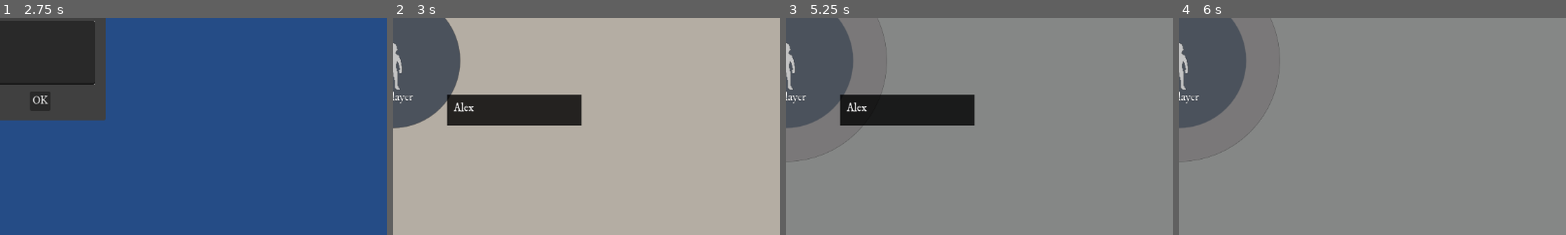
Above: before the commit, frames 1-4 (left to right).
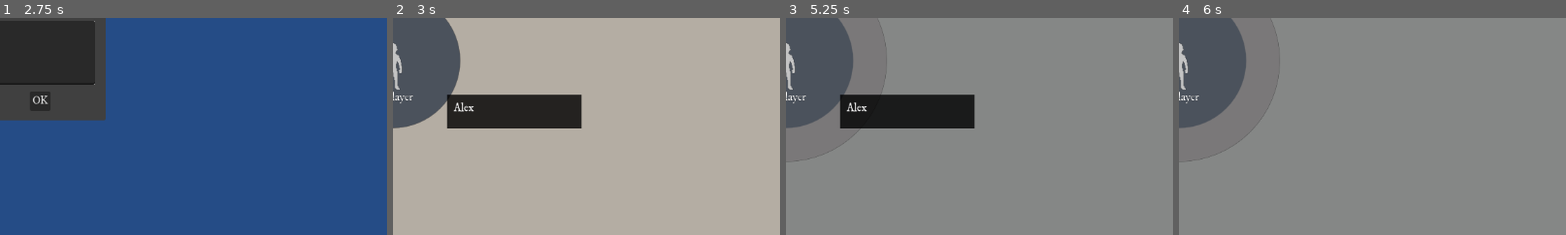
Above: after the commit, the same moments.

Repository: francosorbello/the-hand-that-guides-me
Game: Godot game, scene res://main.tscn
Two runs of this game, one before a commit and one after it. Both use one fixed random seed, a clock stepped at 60 frames per second and the inputs below.
Inputs (mouse positions are % of the whole screen's width and height, from its top left):
- Up to frame 1 (2.75 s): click "Screenshot" at 0.5 s; click "[center]Add layer[/center]" at 1.25 s; click (50, 47) at 2.02 s; type "Alex" at 2.1 s
- Up to frame 2 (3 s): click "OK" at 2.75 s
- Up to frame 3 (5.25 s): click "Screenshot" at 3.5 s; click "[center]Add layer[/center]" at 4.25 s; click "OK" at 5 s
- Up to frame 4 (6 s): click "Screenshot" at 5.75 s
The pictures show only the part of the screen within x 50-100%, y 39-89%; the shares and areas given below are measured in that part.

Frame 1 is identical in both runs. In frame 2, 0.5% of the frame differs, in the area x 13-49%, y 49-51%; in frame 3, 0.5%; in frame 4, nothing differs.

Commit message:
added tooltips with tab

Diff:
--- a/circle/circle.gd
+++ b/circle/circle.gd
@@ -45,16 +45,14 @@
     TooltipManager.hide_tooltip()
     pass # Replace with function body.
 
-func show_circle_tooltip() -> void:
-    # var tooltip = $Tooltip as Tooltip2
+func show_circle_tooltip() -> Vector2:
+    var tooltip = $Tooltip as Tooltip2
 
-    # tooltip.global_position = global_position
-    # tooltip.position = Vector2(0,-max_radius/2);
+    tooltip.global_position = global_position
+    return Vector2(0,-max_radius);
 
-    # tooltip.show_tooltip(text)
-    # tooltip.follow_mouse = false
-
-    pass # Replace with function body.
+func get_circle_tooltip_position() -> Vector2:
+    return Vector2(0,-max_radius)
 
 func hide_circle_tooltip() -> void:
     pass
--- a/main.gd
+++ b/main.gd
@@ -5,12 +5,12 @@
     pass # Replace with function body.
 
 
-func show_all_dialogs() -> void:
-    var circle_manager = $MainViewport/SubViewport/Circles/SubViewport/CircleManager as CircleManager
-    for circle in circle_manager.circles:
-        circle.show_circle_tooltip()
+# func show_all_dialogs() -> void:
+#     var circle_manager = $MainViewport/SubViewport/Circles/SubViewport/CircleManager as CircleManager
+#     for circle in circle_manager.circles:
+#         circle.show_circle_tooltip()
 
-func _process(delta: float) -> void:
-    if Input.is_action_just_pressed("show_tooltips"):
-        show_all_dialogs()
-        pass # Replace with function body.
+# func _process(delta: float) -> void:
+#     if Input.is_action_just_pressed("show_tooltips"):
+#         show_all_dialogs()
+#         pass # Replace with function body.
--- a/main.tscn
+++ b/main.tscn
@@ -6,6 +6,8 @@
 [ext_resource type="PackedScene" uid="uid://dd8gd32amx4ql" path="res://utils/color_manager.tscn" id="2_j6bn2"]
 [ext_resource type="Script" path="res://ui/bg.gd" id="2_krwko"]
 [ext_resource type="PackedScene" uid="uid://6cyx6ald7r3t" path="res://circle/view/circle_manager.tscn" id="4_3ij8m"]
+[ext_resource type="Script" path="res://ui/screenshot_tooltip_manager.gd" id="5_0nf8d"]
+[ext_resource type="PackedScene" uid="uid://cqvfw57vmu3jf" path="res://screenshot/screenshot_tooltip.tscn" id="6_7tlyh"]
 [ext_resource type="PackedScene" uid="uid://c8ks3p3lxhuul" path="res://screenshot/save_screenshot.tscn" id="6_ky4er"]
 [ext_resource type="PackedScene" uid="uid://cb5hfup1d75tj" path="res://camera/player_camera.tscn" id="8_47et2"]
 [ext_resource type="AudioStream" uid="uid://drnsrjpajw1f" path="res://assets/Do - Fa interestelar.mp3" id="8_e71v0"]
@@ -96,6 +98,19 @@
 offset_bottom = -8.0
 color_manager = NodePath("../../../../../ColorManager")
 
+[node name="ScreenshotTooltipManager" type="Control" parent="MainViewport/SubViewport/Circles/SubViewport" node_paths=PackedStringArray("circle_manager")]
+layout_mode = 3
+anchors_preset = 8
+anchor_left = 0.5
+anchor_top = 0.5
+anchor_right = 0.5
+anchor_bottom = 0.5
+grow_horizontal = 2
+grow_vertical = 2
+script = ExtResource("5_0nf8d")
+tooltip_scene = ExtResource("6_7tlyh")
+circle_manager = NodePath("../CircleManager")
+
 [node name="AddButton" type="SubViewportContainer" parent="MainViewport/SubViewport"]
 anchors_preset = 15
 anchor_right = 1.0
--- /dev/null
+++ b/screenshot/screenshot_tooltip.tscn
@@ -0,0 +1,13 @@
+[gd_scene load_steps=2 format=3 uid="uid://cqvfw57vmu3jf"]
+
+[sub_resource type="StyleBoxFlat" id="StyleBoxFlat_kfhrb"]
+content_margin_left = 10.0
+content_margin_top = 10.0
+bg_color = Color(0, 0, 0, 0.8)
+
+[node name="ScreenshotTooltip" type="RichTextLabel"]
+offset_right = 268.0
+offset_bottom = 42.0
+theme_override_styles/normal = SubResource("StyleBoxFlat_kfhrb")
+text = "asdfasdfasdf"
+fit_content = true
--- a/tooltip/tooltip2.tscn
+++ b/tooltip/tooltip2.tscn
@@ -5,9 +5,9 @@
 [sub_resource type="Theme" id="Theme_65dm8"]
 
 [node name="VBoxContainer" type="HBoxContainer"]
-custom_minimum_size = Vector2(200, 0)
-offset_right = 100.0
-offset_bottom = 46.0
+custom_minimum_size = Vector2(200, 50)
+offset_right = 200.0
+offset_bottom = 50.0
 theme = SubResource("Theme_65dm8")
 script = ExtResource("1_5sx8w")
 
--- /dev/null
+++ b/ui/screenshot_tooltip_manager.gd
@@ -0,0 +1,26 @@
+extends Control
+
+@export var tooltip_scene : PackedScene
+@export var circle_manager : CircleManager
+
+var tooltips_active : bool = false
+
+func toggle_tooltip_screenshot() -> void:
+    if tooltips_active:
+        for tooltip in get_children():
+            tooltip.queue_free()
+            tooltips_active = false
+    else:
+        for circle in circle_manager.circles:
+            var pos = circle.get_circle_tooltip_position()
+            var tooltip = tooltip_scene.instantiate() as RichTextLabel
+
+            add_child(tooltip)
+            tooltip.text = circle.text
+            tooltip.position = pos
+            tooltips_active = true
+
+
+func _process(_delta: float) -> void:
+    if Input.is_action_just_pressed("show_tooltips"):
+        toggle_tooltip_screenshot()
Not shown: 1 places in main.tscn that only renumber resources
